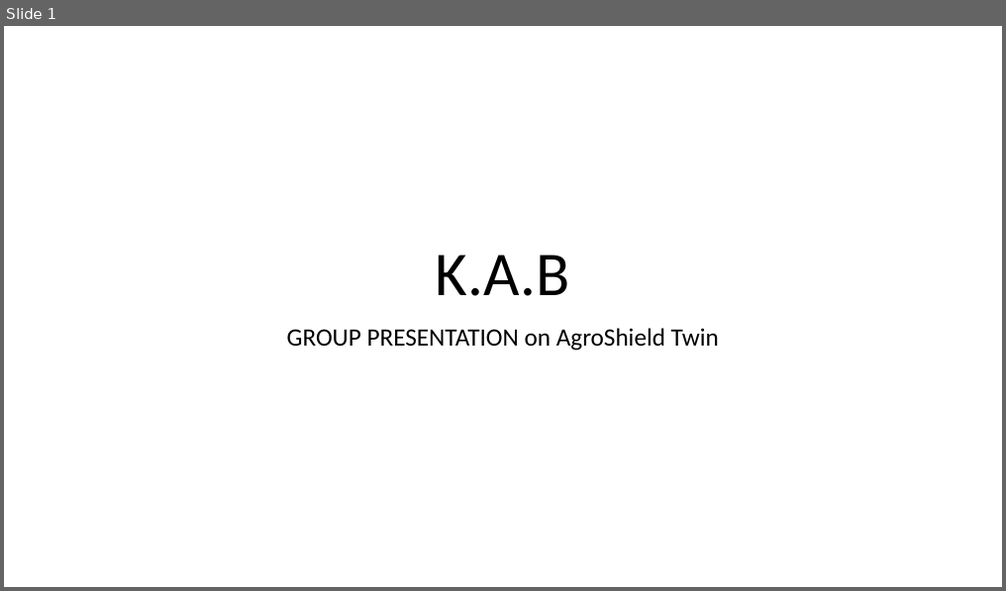
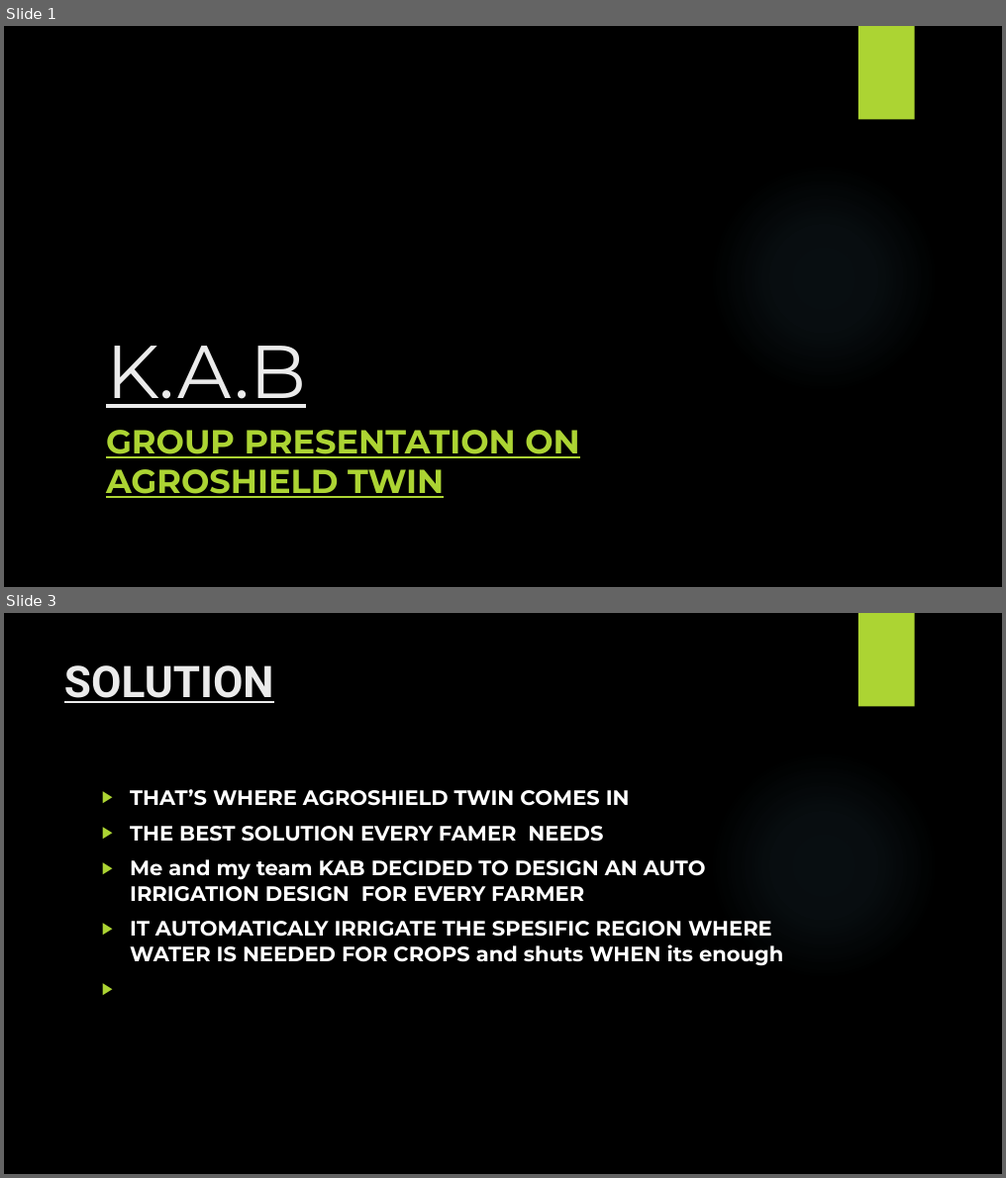
Before and after one commit to langvin-1/KAB, a slide deck: K.pptx. Shown one above the other, each under a label of ours: slide 1 before the commit, slides 1 and 3 after it; the slides between them are not shown. The pictures are 1006x591 and 1006x1178 pixels, drawn with LibreOffice and Linux fonts; fonts in the diff are those of the drawing; background and template pictures are left out. Boxes give left, top, right and bottom in pixels: in the first picture for what was removed or moved away, otherwise in the second. Text is boxed around its words. In the diff, an @@ line names an element or a change of style, - is before the commit and + after.

```diff
--- a/K.pptx
+++ b/K.pptx
@@ slide 3 added at box(4, 613, 1002, 1174), background picture (left out); not listed: 2 template elements that a slide beside it also shows @@
@@ title added at box(64, 665, 274, 703), 42 pt, text #EBEBEB, bold, underline @@
+SOLUTION
@@ text added at box(130, 789, 783, 966), 20 pt, text #FFFFFF, bold @@
+▶ THAT’S WHERE AGROSHIELD TWIN COMES IN
+▶ THE BEST SOLUTION EVERY FAMER NEEDS
+▶ Me and my team KAB DECIDED TO DESIGN AN AUTO IRRIGATION DESIGN FOR EVERY FARMER
+▶ IT AUTOMATICALY IRRIGATE THE SPESIFIC REGION WHERE WATER IS NEEDED FOR CROPS and shuts WHEN its enough
@@ slide 1 changed as well @@
@@ background #FFFFFF to picture (left out) @@
@@ rectangle added at box(858, 26, 915, 120), fill #ACD433 @@
@@ title "K.A.B": place and size @@
-title "K.A.B" at box(436, 255, 570, 296)
+title "K.A.B" at box(106, 346, 306, 408)
@@ title "K.A.B" at box(106, 346, 306, 408): size 60 to 72 pt, font Calibri to Montserrat, text colour #000000 to #EBEBEB, underline on; alignment centre to left; line spacing 0.9 to 1 @@
@@ ellipse added at box(709, 163, 939, 393), fill gradient #7AC4F0 @@
@@ subtitle at box(106, 430, 580, 498): text changed; size 24 to 32 pt; font Calibri to Montserrat; text colour #000000 to #ACD433; bold on @@
-GROUP PRESENTATION on AgroShield Twin
+GROUP PRESENTATION ON AGROSHIELD TWIN
```
Also in this commit, not shown: 3 other slides added, 4 slides removed.
